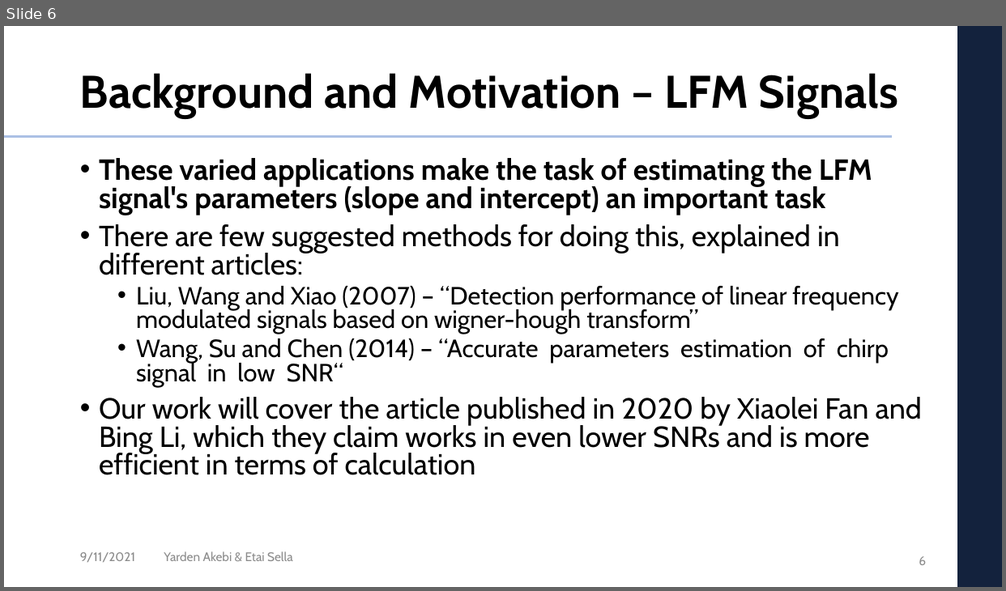
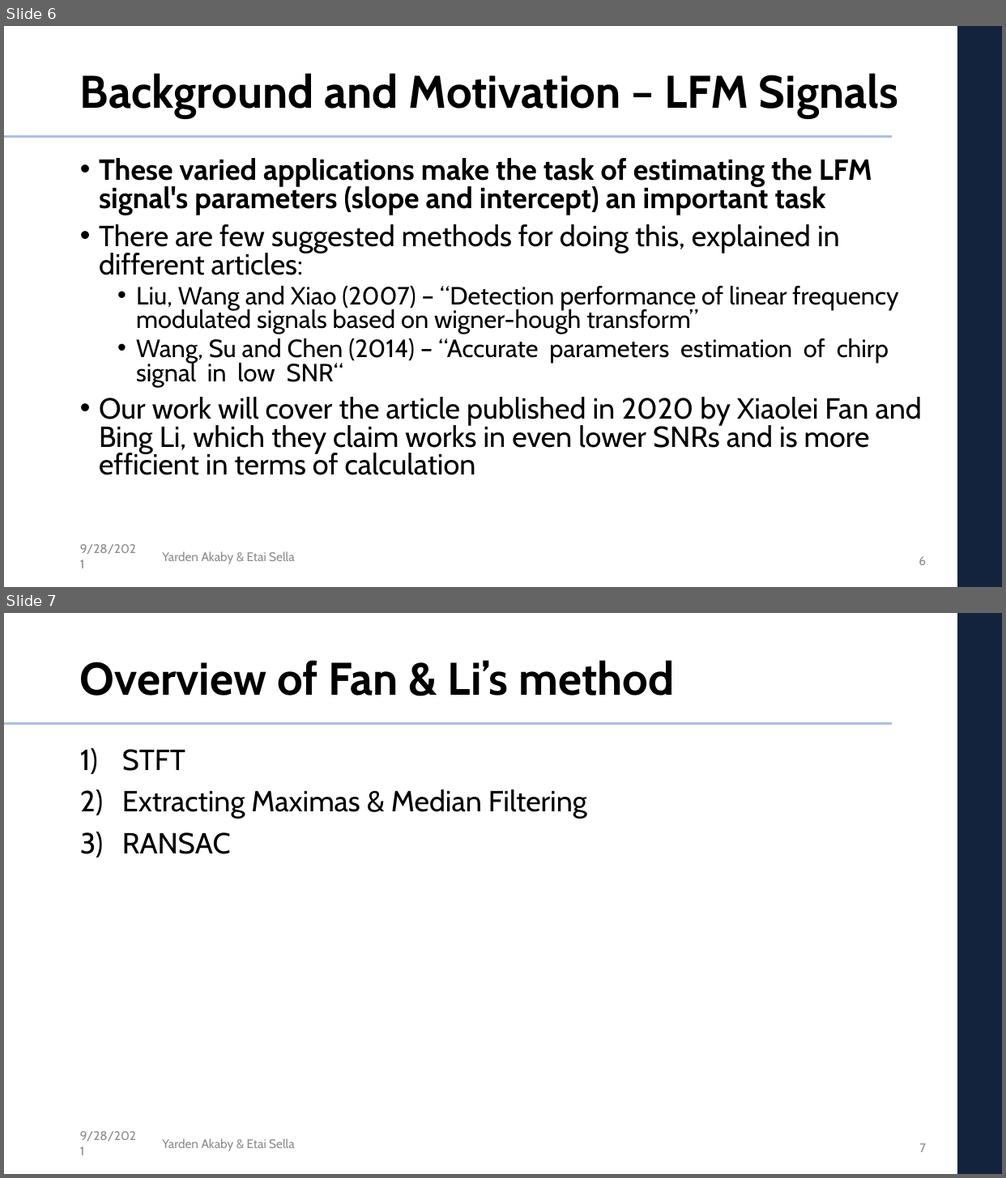
Before and after one commit to etaisella/multi_dim_DSP_final_project, a slide deck: presentation/DSP_project_presentation.pptx. Shown one above the other, each under a label of ours: slide 6 before the commit, slides 6 and 7 after it. The pictures are 1006x591 and 1006x1178 pixels, drawn with LibreOffice and Linux fonts; fonts in the diff are those of the drawing; background and template pictures are left out. Boxes give left, top, right and bottom in pixels: in the first picture for what was removed or moved away, otherwise in the second. Text is boxed around its words. In the diff, an @@ line names an element or a change of style, - is before the commit and + after.

```diff
--- a/presentation/DSP_project_presentation.pptx
+++ b/presentation/DSP_project_presentation.pptx
@@ slide 7 added at bbox=[4, 613, 1002, 1174], background #FFFFFF; not listed: 3 template elements that a slide beside it also shows @@
@@ title added at bbox=[80, 660, 674, 696], 44 pt, text #000000, bold @@
+Overview of Fan & Li’s method
@@ text added at bbox=[122, 749, 587, 854], 28 pt, text #000000 @@
+1) STFT
+2) Extracting Maximas & Median Filtering
+3) RANSAC
@@ text added at bbox=[80, 1131, 136, 1141], 12 pt, text #8C8C8C @@
+9/28/2021
@@ text added at bbox=[162, 1139, 294, 1152], 12 pt, text #8C8C8C @@
+Yarden Akaby & Etai Sella
@@ page number added at bbox=[919, 1144, 926, 1152], 12 pt, text #8C8C8C @@
+7
@@ slide 6 changed as well @@
@@ text at bbox=[80, 544, 136, 554]: text changed @@
-9/11/2021
+9/28/2021
@@ text at bbox=[162, 552, 294, 565]: text changed @@
-Yarden Akebi & Etai Sella
+Yarden Akaby & Etai Sella
```
Also in this commit, not shown: 5 other slides changed, 21 other slides added.
